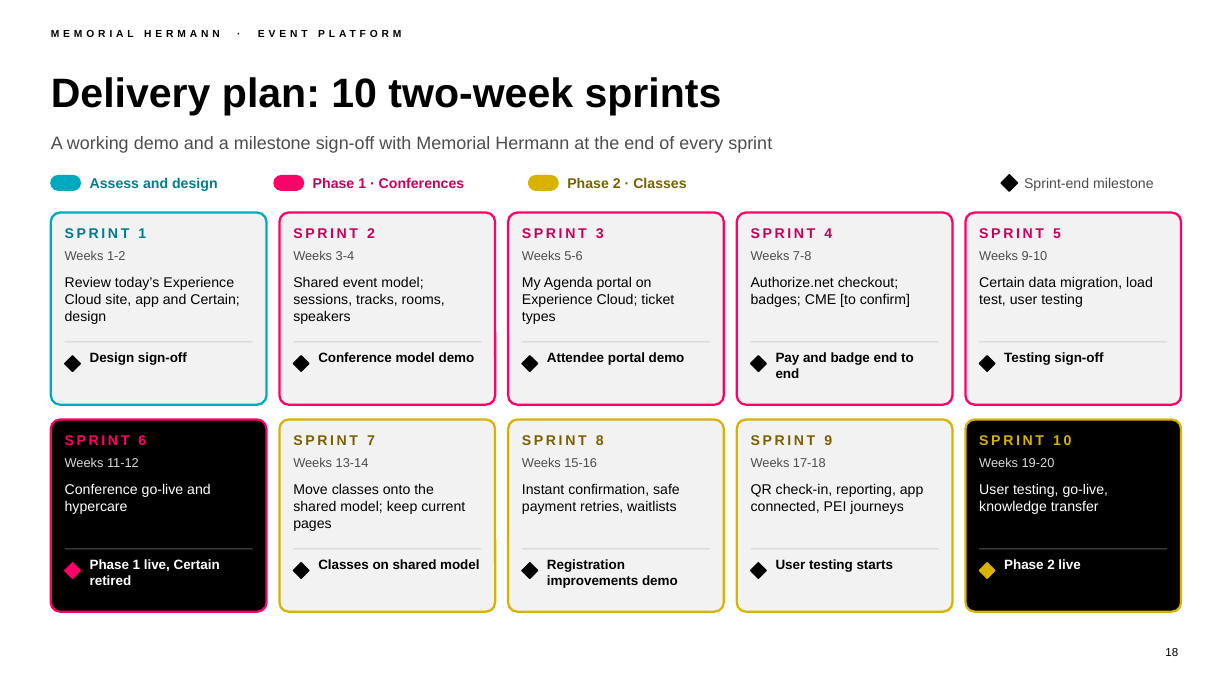
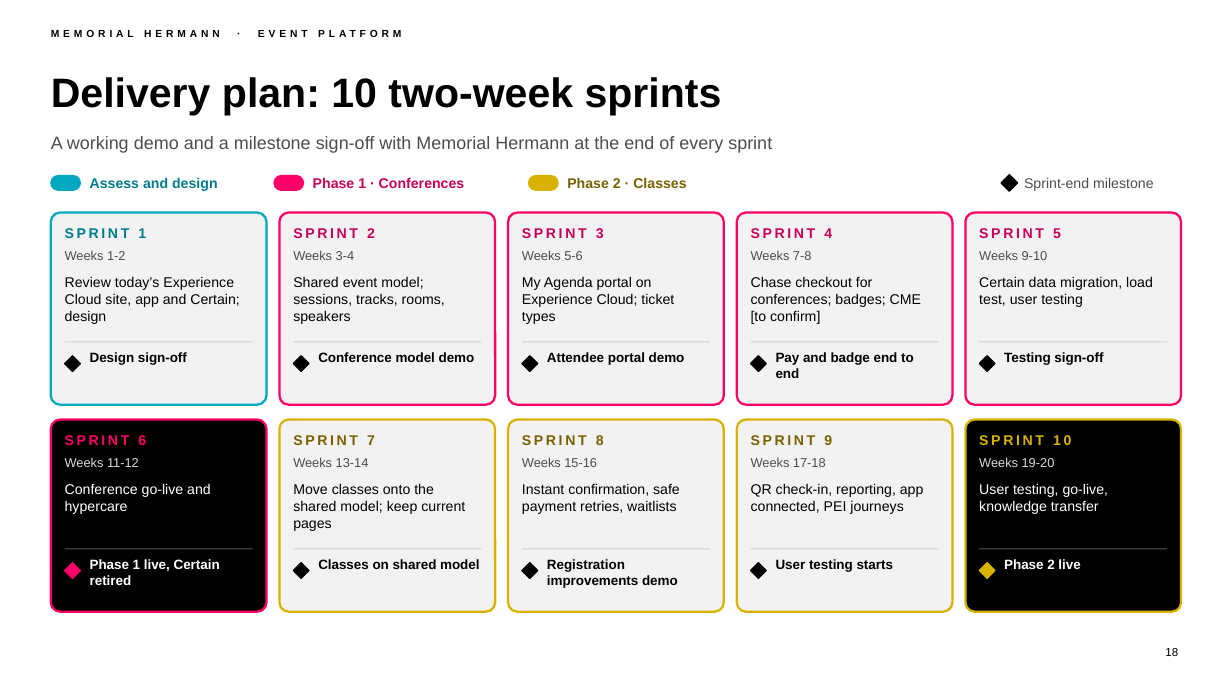
Before and after one commit to chintasurya/preSales_Memorial-hermann, a slide deck: slide 18 of deck/Memorial-Hermann-Event-Platform.pptx. Drawn at 1232x693 pixels with LibreOffice and Linux fonts; fonts in the diff are those of the drawing; background and template pictures are left out. Boxes give left, top, right and bottom in pixels: in the first picture for what was removed or moved away, otherwise in the second. Text is boxed around its words. In the diff, an @@ line names an element or a change of style, - is before the commit and + after.

```diff
--- a/deck/Memorial-Hermann-Event-Platform.pptx
+++ b/deck/Memorial-Hermann-Event-Platform.pptx
@@ text at box(751, 276, 921, 324): text changed @@
-Authorize.net checkout; badges; CME [to confirm]
+Chase checkout for conferences; badges; CME [to confirm]
```
Also in this commit, not shown: 8 other slides changed, 12 other files.
